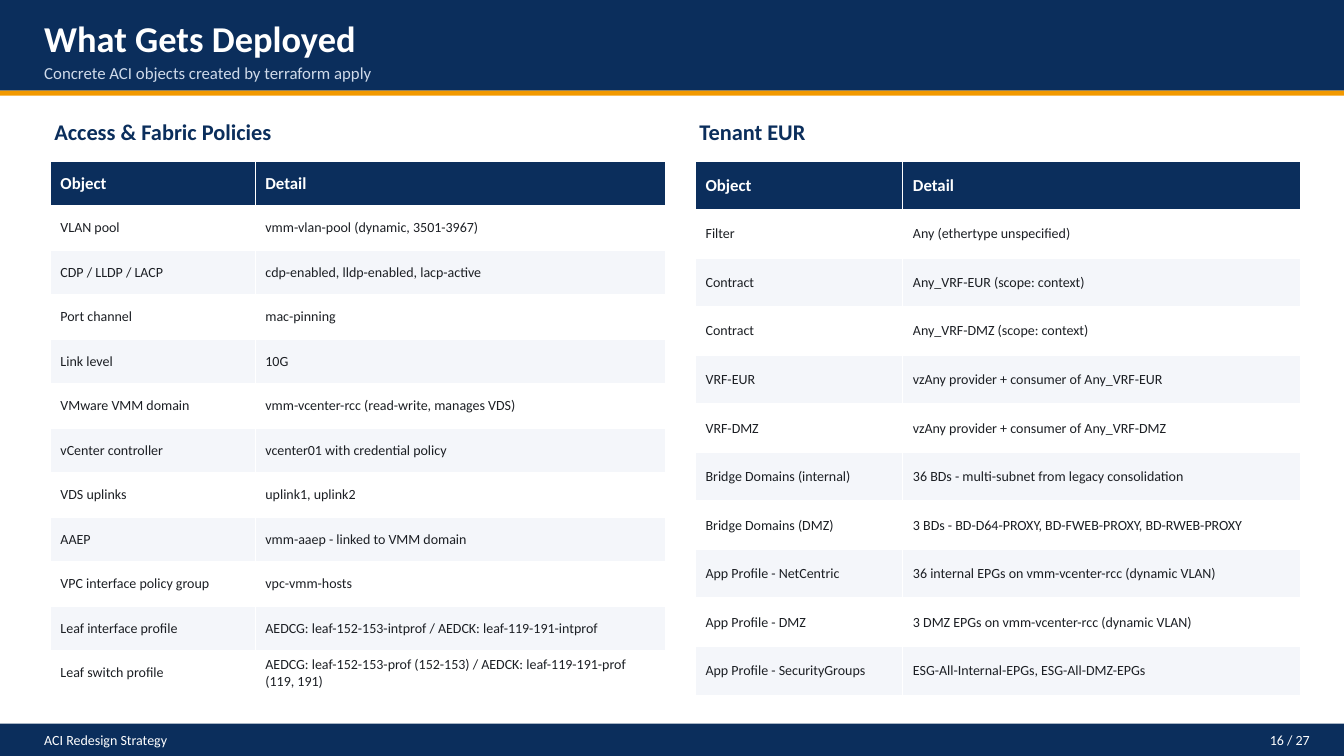
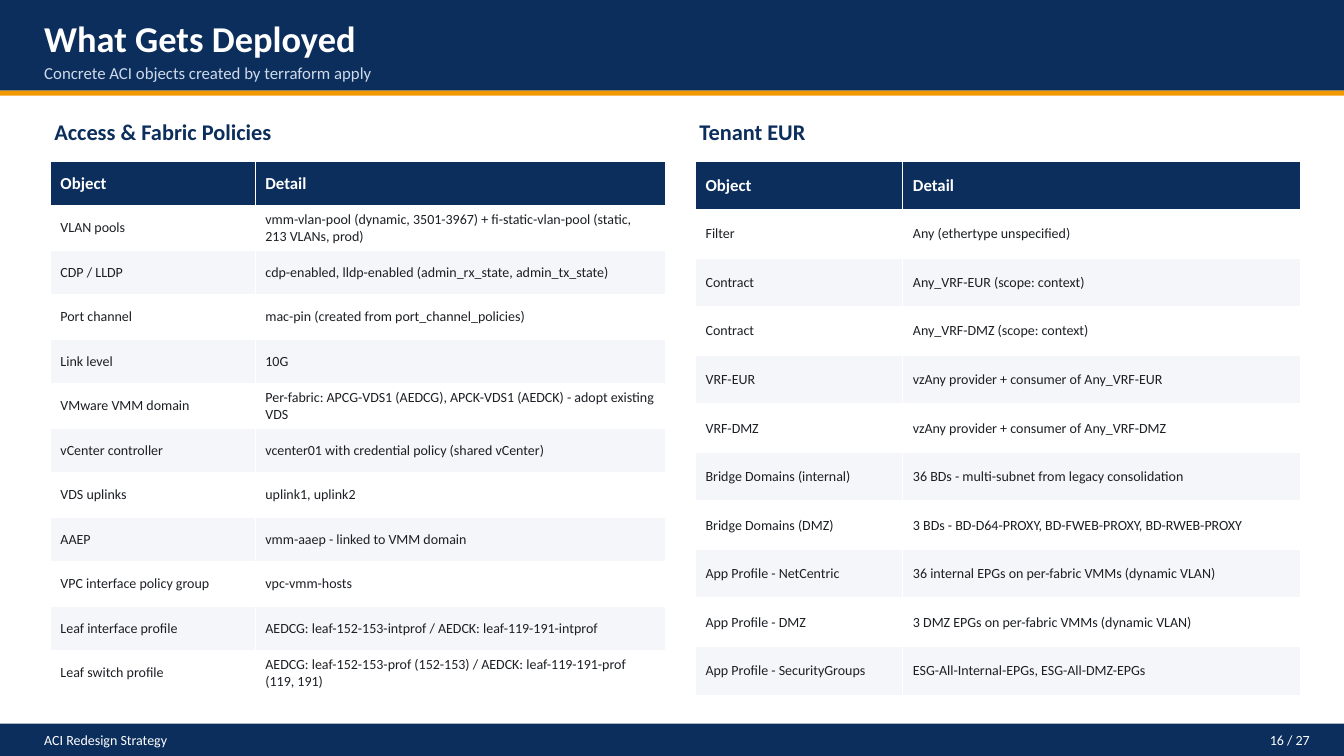
Before and after one commit to johngbarberctr/terraform_redesign_esg, a slide deck: slide 16 of aci-redesign/ACI_Redesign_Strategy.pptx. Drawn at 1344x756 pixels with LibreOffice and Linux fonts; fonts in the diff are those of the drawing. Boxes give left, top, right and bottom in pixels: in the first picture for what was removed or moved away, otherwise in the second. Text is boxed around its words. In the diff, an @@ line names an element or a change of style, - is before the commit and + after.

```diff
--- a/aci-redesign/ACI_Redesign_Strategy.pptx
+++ b/aci-redesign/ACI_Redesign_Strategy.pptx
@@ table at (x1=50, y1=161, x2=665, y2=696) @@
-row 2, column 1: VLAN pool
+row 2, column 1: VLAN pools
-row 2, column 2: vmm-vlan-pool (dynamic, 3501-3967)
+row 2, column 2: vmm-vlan-pool (dynamic, 3501-3967) + fi-static-vlan-pool (static, 213 VLANs, prod)
-row 3, column 1: CDP / LLDP / LACP
+row 3, column 1: CDP / LLDP
-row 3, column 2: cdp-enabled, lldp-enabled, lacp-active
+row 3, column 2: cdp-enabled, lldp-enabled (admin_rx_state, admin_tx_state)
-row 4, column 2: mac-pinning
+row 4, column 2: mac-pin (created from port_channel_policies)
-row 6, column 2: vmm-vcenter-rcc (read-write, manages VDS)
+row 6, column 2: Per-fabric: APCG-VDS1 (AEDCG), APCK-VDS1 (AEDCK) - adopt existing VDS
-row 7, column 2: vcenter01 with credential policy
+row 7, column 2: vcenter01 with credential policy (shared vCenter)
@@ table at (x1=696, y1=161, x2=1301, y2=696) @@
-row 9, column 2: 36 internal EPGs on vmm-vcenter-rcc (dynamic VLAN)
+row 9, column 2: 36 internal EPGs on per-fabric VMMs (dynamic VLAN)
-row 10, column 2: 3 DMZ EPGs on vmm-vcenter-rcc (dynamic VLAN)
+row 10, column 2: 3 DMZ EPGs on per-fabric VMMs (dynamic VLAN)
```
Also in this commit, not shown: 7 other slides changed, 3 other files.
